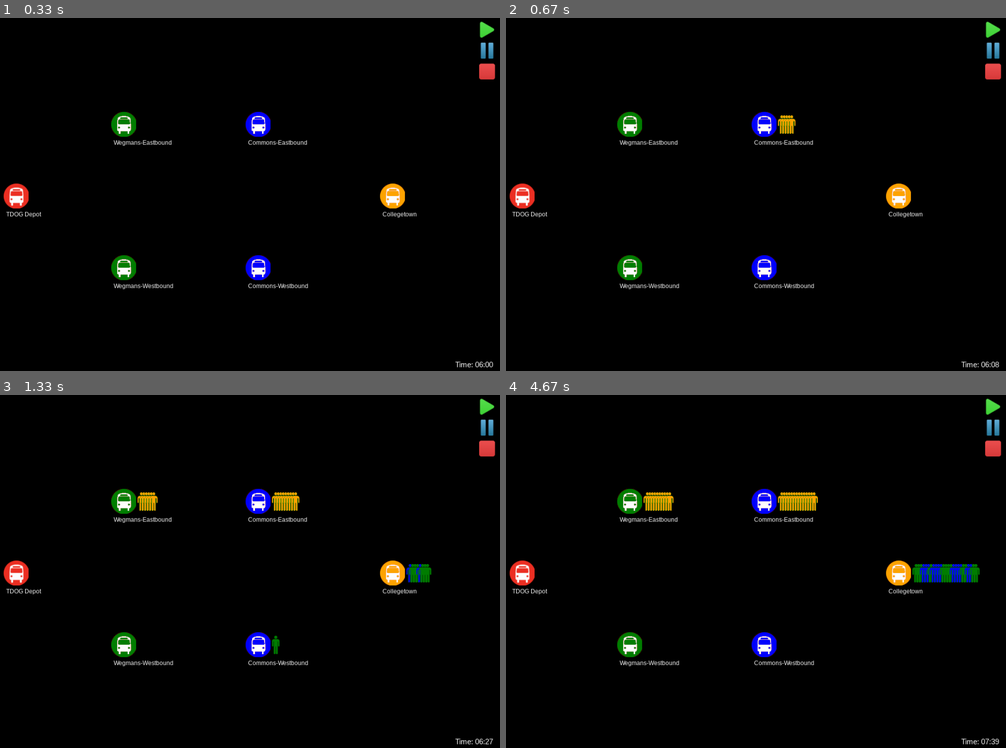
Above: before the commit, frames 1-4 (two rows, left to right).
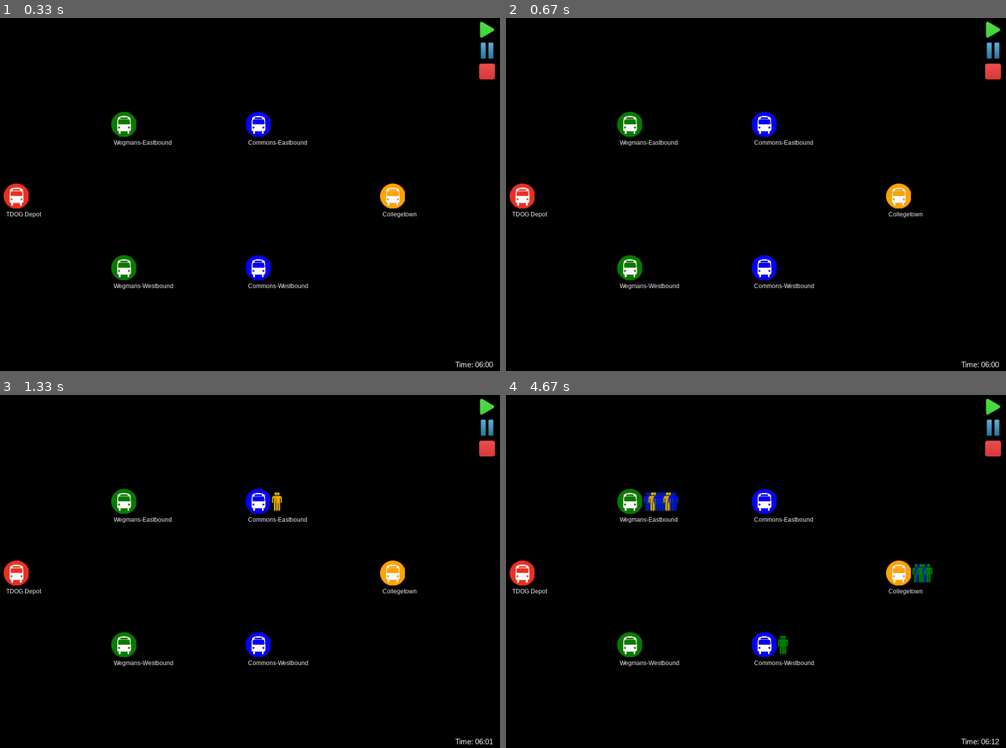
Above: after the commit, the same moments.

Repository: yujiakimoto/PySimio
Game: pygame game, started from animation.py
Two runs of this game, one before a commit and one after it. Both use one fixed random seed, a clock stepped at 60 frames per second and the inputs below.
Inputs (mouse positions are in pixels of both pictures, inside the frame that each line leads up to):
- Up to frame 1 (0.33 s): no input
- Up to frame 2 (0.67 s): click (991, 28) at 0.38 s
- Up to frame 3 (1.33 s): no input
- Up to frame 4 (4.67 s): no input

Frame 1 is identical in both runs. In frame 2, 0.2% of the frame differs, in the area x 54-99%, y 27-99%; in frame 3, 0.7%; in frame 4, 1.4%, in the area x 27-99%, y 27-99%.

Commit message:
Updated input to create_map()

Diff:
--- a/animation.py
+++ b/animation.py
@@ -5,7 +5,7 @@
 from pySimio import *
 
 
-def create_map(arrival_times=None):
+def create_map(buses_per_route=(7, 0, 0), arrival_times=None):
 
     if arrival_times is None:
         rate = 5
@@ -21,6 +21,7 @@
     else:
         weg_e_com_e, weg_e_ctown, com_e_ctown, ctown_com_w, ctown_weg_w, com_w_weg_w = arrival_times
 
+    # create BusStop objects
     depot = BusStop('TDOG Depot')
     weg_east = BusStop('Wegmans-Eastbound')
     weg_west = BusStop('Wegmans-Westbound')
@@ -28,6 +29,7 @@
     com_west = BusStop('Commons-Westbound')
     ctown = BusStop('Collegetown')
 
+    # feed arrival time data to each bus stop
     weg_east.add_data({com_east: weg_e_com_e, ctown: weg_e_ctown})
     com_east.add_data({ctown: com_e_ctown})
     com_west.add_data({weg_west: com_w_weg_w})
@@ -38,17 +40,15 @@
     route2 = Route([com_east, ctown, com_west, com_east], [2, 2, 0.3], 2)
     route3 = Route([depot, weg_east, com_east, com_west, weg_west, depot], [0.5, 2, 2, 2, 0.5], 3)
 
-    bus01 = Bus('Bus 1', route3)
-    bus02 = Bus('Bus 2', route3)
-    bus03 = Bus('Bus 3', route3)
-    bus04 = Bus('Bus 4', route3)
-    bus05 = Bus('Bus 5', route3)
-    bus06 = Bus('Bus 6', route3)
-    bus07 = Bus('Bus 7', route3)
-    bus08 = Bus('Bus 8', route3)
-    bus09 = Bus('Bus 9', route3)
-    bus10 = Bus('Bus 10', route1)
-    bus_list = [bus01, bus02, bus03, bus04, bus05, bus06, bus07, bus08, bus09, bus10]
+    # create Bus objects
+    assert(sum(buses_per_route) == 7), "There must be 7 buses total"
+    bus_list = []
+    bus_num = 1
+    for i, num in enumerate(buses_per_route):
+        route_num = i + 1
+        for j in range(num):
+            bus_list.append(Bus('Bus ' + str(bus_num), eval('route' + str(route_num))))
+            bus_num += 1
 
     return Map([route1, route2, route3], bus_list,
                {'TDOG Depot': depot, 'Wegmans-Eastbound': weg_east, 'Wegmans-Westbound': weg_west,
--- a/pySimio.py
+++ b/pySimio.py
@@ -48,36 +48,37 @@
 
         # main loop
         while time < max_time:
-            if debug: # wait for the user input to proceed
+            if debug:                                                       # wait for user input to proceed
                 input()
 
             if animate:
                 self.update_clock(settings['surface'], time)
-
-            sorted_queue = sorted(self.event_queue, key=lambda x: x.time) # sort the event queue
-            self.event_queue = sorted_queue[1:] # shift the queue by 1
-            next_event = sorted_queue[0] # get the next earliest event
-            time = next_event.time # current event time
-            delta_time = time - self.prev_time # time - time_lst to calculate the integral
-
-
-            if debug: # print the event
+                for bus_stop in self.bus_stops.values():
+                    bus_stop.update(time)                                   # fine-grained animation (much slower)
+
+            sorted_queue = sorted(self.event_queue, key=lambda x: x.time)   # sort the event queue
+            self.event_queue = sorted_queue[1:]                             # shift the queue by 1
+            next_event = sorted_queue[0]                                    # get the next earliest event
+            time = next_event.time                                          # current event time
+            delta_time = time - self.prev_time                              # time - time_lst to calculate the integral
+
+            if debug:                                                       # print the event
                 next_event.print_event()
 
             # update the utility
             for b in self.buses:
-                b.avg_occupancy += delta_time * b.occupancy # average occupancy of each bus
-                b.avg_standing += delta_time * max(b.occupancy - b.num_seats ,0) # average people standing for each bus
+                b.avg_occupancy += delta_time * b.occupancy                       # average occupancy of each bus
+                b.avg_standing += delta_time * max(b.occupancy - b.num_seats, 0)  # average people standing for each bus
 
             for bs in self.bus_stops.keys():
                 bs = self.bus_stops[bs]
-                bs.avg_num_waiting += delta_time * bs.num_waiting # average people waiting at each busstops
+                bs.avg_num_waiting += delta_time * bs.num_waiting                 # average people waiting at each stop
 
             # TODO: make this more elegant
             if time > max_time:
                 break
 
-            # process arriavl event
+            # process arrival event
             if next_event.type == "arrival":
                 new_route = None
                 if next_event.bus.route2 and next_event.bus.distance == 2.5:
@@ -127,14 +128,14 @@
         stats = {}
         total_traveled = 0
         for bus in self.buses:
-            stats[bus.name + " distance"] = bus.distance # traveling distance for each bus
-            total_traveled += bus.distance # traveling distance for all buses
-            stats[bus.name + " avg occupancy"] = bus.avg_occupancy # average occupancy for each buses
-            stats[bus.name + " avg standing"] = bus.avg_standing # average number of people standing for each bus
+            stats[bus.name + " distance"] = bus.distance            # traveling distance for each bus
+            total_traveled += bus.distance                          # traveling distance for all buses
+            stats[bus.name + " avg occupancy"] = bus.avg_occupancy  # average occupancy for each buses
+            stats[bus.name + " avg standing"] = bus.avg_standing    # average number of people standing for each bus
 
         for bs in self.bus_stops.keys():
             bs = self.bus_stops[bs]
-            stats[bs.name + " avg people waiting"] = bs.avg_num_waiting # average number of people waiting at each bus stop
+            stats[bs.name + " avg people waiting"] = bs.avg_num_waiting  # avg. number of people waiting at each stop
             total_waiting = 0
             total_people = 0
             for dest in bs.waiting_time.keys():
@@ -146,7 +147,7 @@
             if total_people != 0:
                 stats[bs.name+ " waiting time total"] = total_waiting/total_people
 
-        stats['total distance'] = total_traveled # total distance traveled
+        stats['total distance'] = total_traveled  # total distance traveled
         return stats
 
     def reset(self):
@@ -395,7 +396,7 @@
                     break
         if self.animate:
             self.update_animation()
-            sleep(0.01)                # controls speed of animation
+            # sleep(0.01)              # controls speed of animation
             pygame.display.flip()      # update display
 
 
